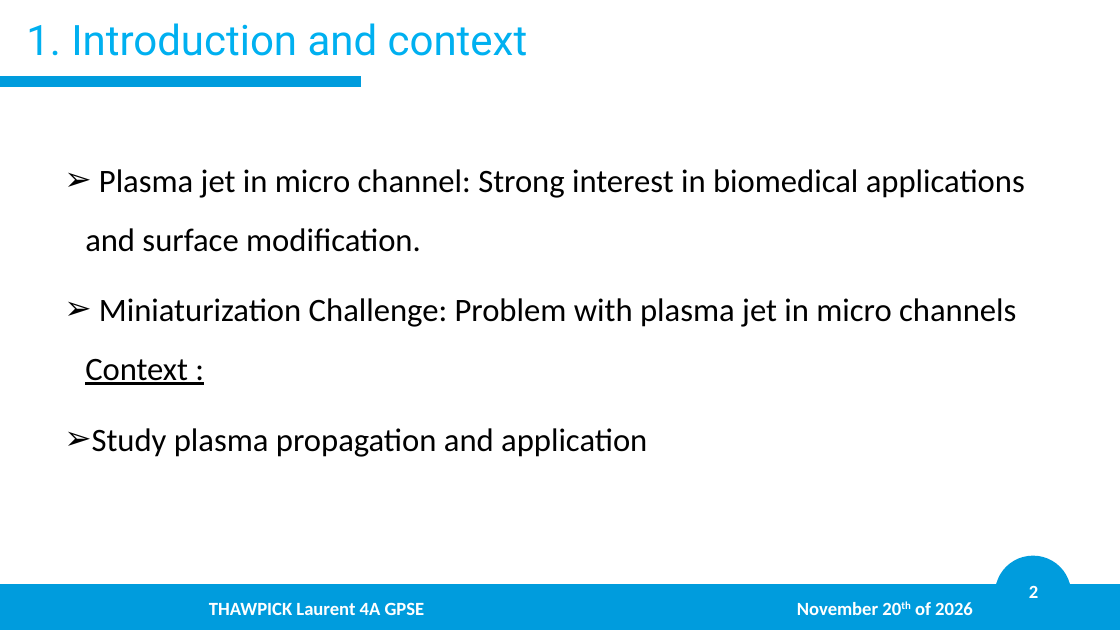
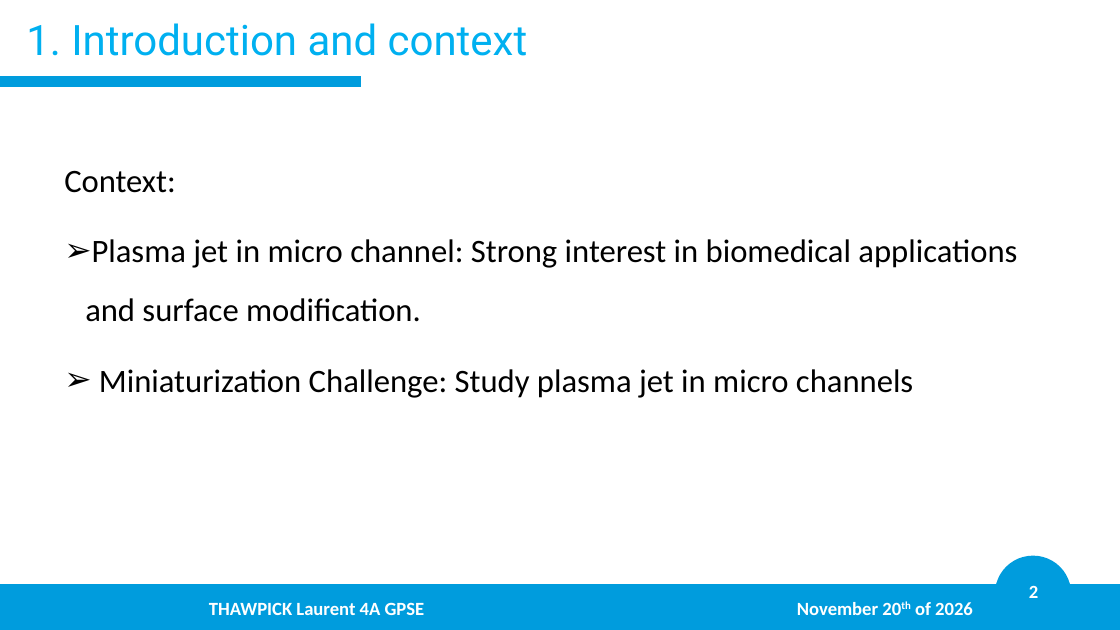
Before and after one commit to LaurentThaw/plasma-tubing, a slide deck: slide 2 of PDR for 20.11.26/PDR.pptx. Drawn at 1120x630 pixels with LibreOffice and Linux fonts; fonts in the diff are those of the drawing; background and template pictures are left out. Boxes give left, top, right and bottom in pixels: in the first picture for what was removed or moved away, otherwise in the second. Text is boxed around its words. In the diff, an @@ line names an element or a change of style, - is before the commit and + after.

```diff
--- a/PDR for 20.11.26/PDR.pptx
+++ b/PDR for 20.11.26/PDR.pptx
@@ text at [64,170,176,193]: paragraph added @@
+Context:
@@ text at [99,369,913,398]: text changed @@
-➢ Miniaturization Challenge: Problem with plasma jet in micro channels
-  Context :
-➢ Study plasma propagation and application
+➢ Miniaturization Challenge: Study plasma jet in micro channels
```
Also in this commit, not shown: 12 other slides changed, 8 other files.
